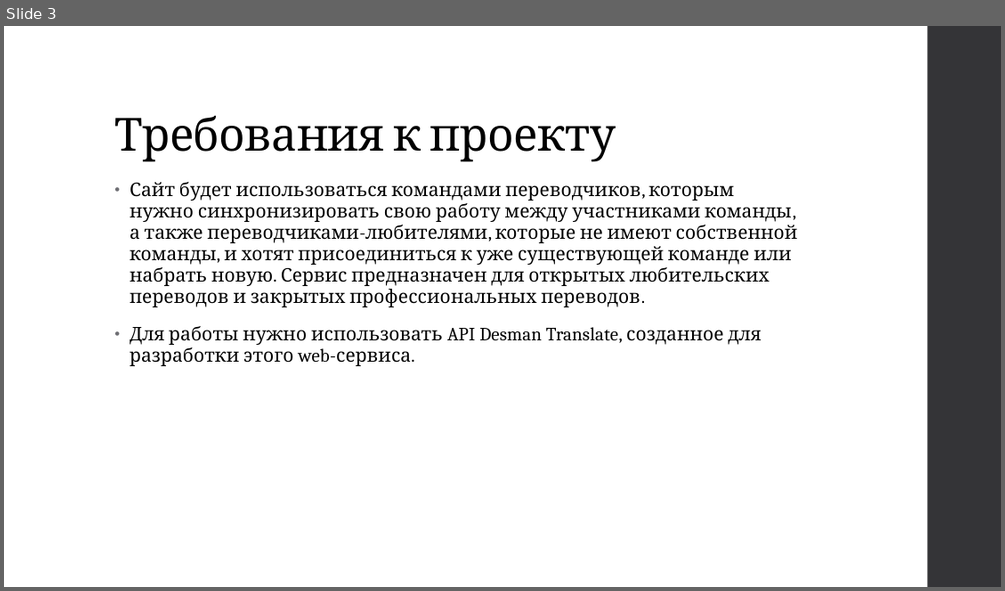
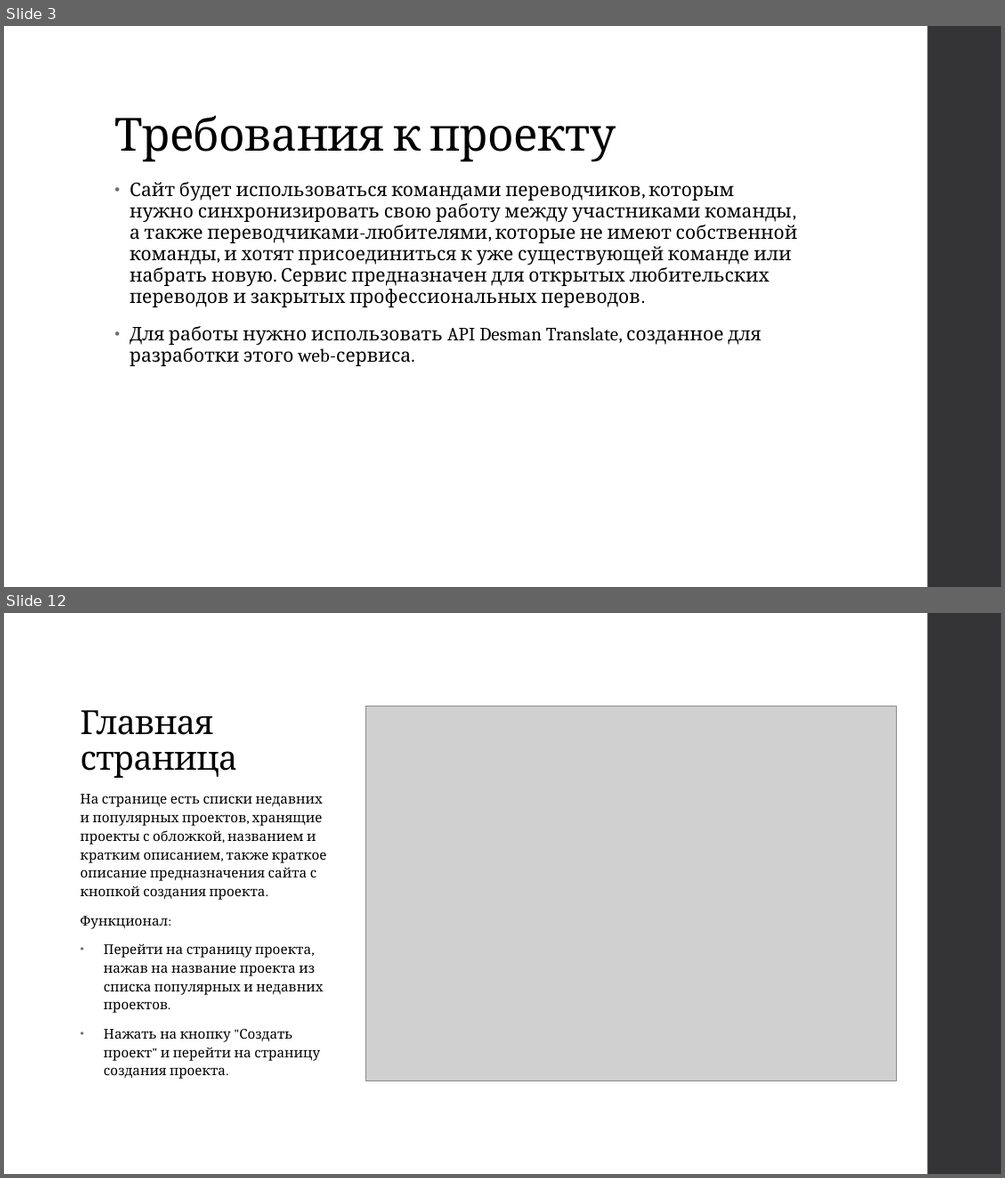
Before and after one commit to ipaingo/study, a slide deck: вебы/презентация/Веб-сервис для коллективных переводов.pptx. Shown one above the other, each under a label of ours: slide 3 before the commit, slides 3 and 12 after it; the slides between them are not shown. The pictures are 1005x591 and 1005x1178 pixels, drawn with LibreOffice and Linux fonts; fonts in the diff are those of the drawing; grey boxes stand for pictures. Boxes give left, top, right and bottom in pixels: in the first picture for what was removed or moved away, otherwise in the second. Text is boxed around its words. In the diff, an @@ line names an element or a change of style, - is before the commit and + after.

```diff
--- a/вебы/презентация/Веб-сервис для коллективных переводов.pptx
+++ b/вебы/презентация/Веб-сервис для коллективных переводов.pptx
@@ slide 12 added at box(4, 613, 1001, 1174), background #FFFFFF; not listed: 1 template element that a slide beside it also shows @@
@@ title added at box(81, 710, 237, 778), 32 pt, text #000000 @@
+Главная страница
@@ picture added at box(366, 706, 896, 1080) @@
@@ text added at box(81, 794, 327, 1078), 13 pt, text #000000 @@
+На странице есть списки недавних и популярных проектов, хранящие проекты с обложкой, названием и кратким описанием, также краткое описание предназначения сайта с кнопкой создания проекта.
+Функционал:
+• Перейти на страницу проекта, нажав на название проекта из списка популярных и недавних проектов.
+• Нажать на кнопку "Создать проект" и перейти на страницу создания проекта.
```
Also in this commit, not shown: 5 slides changed, 15 other slides added, 4 slides removed.
